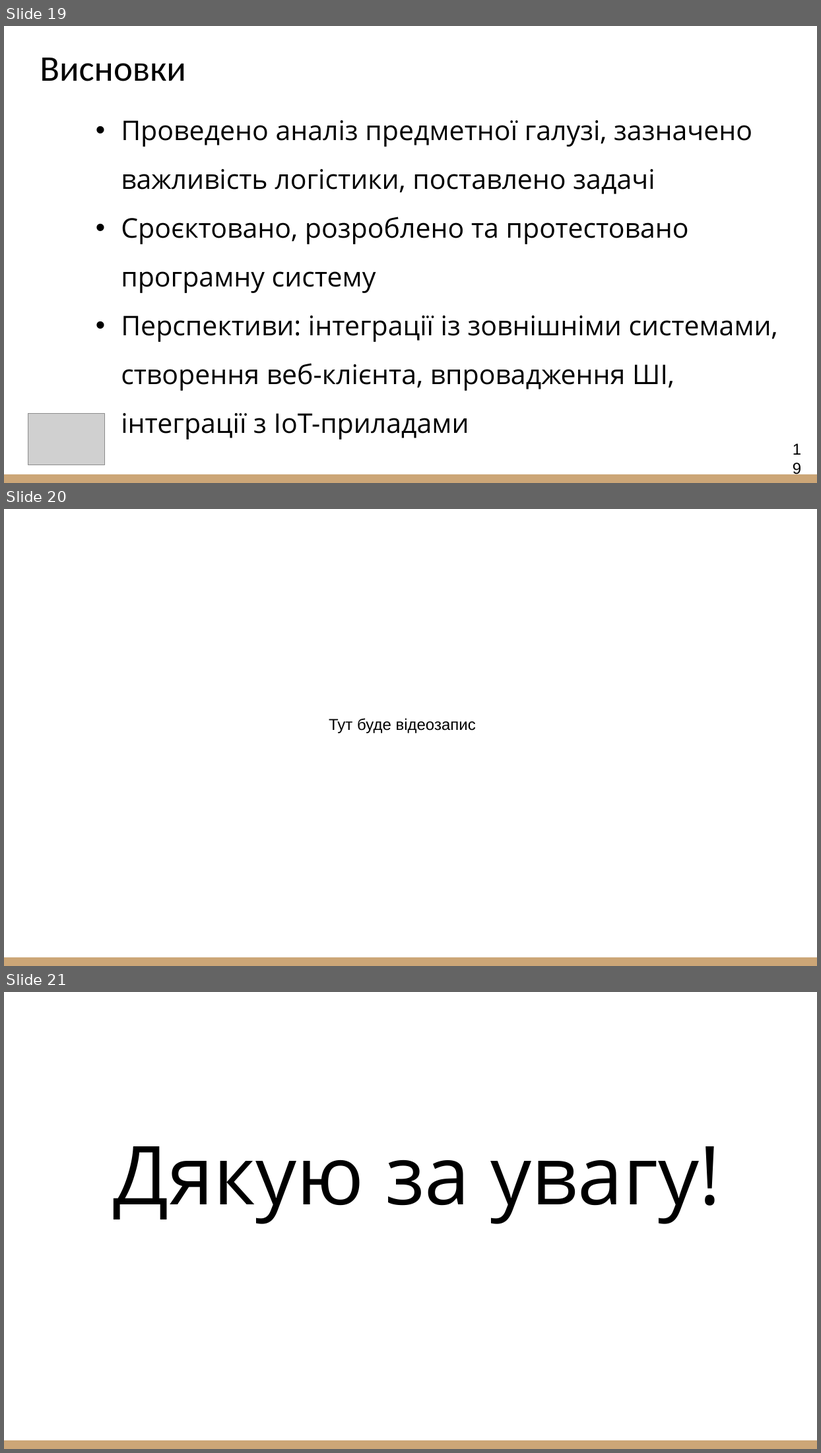
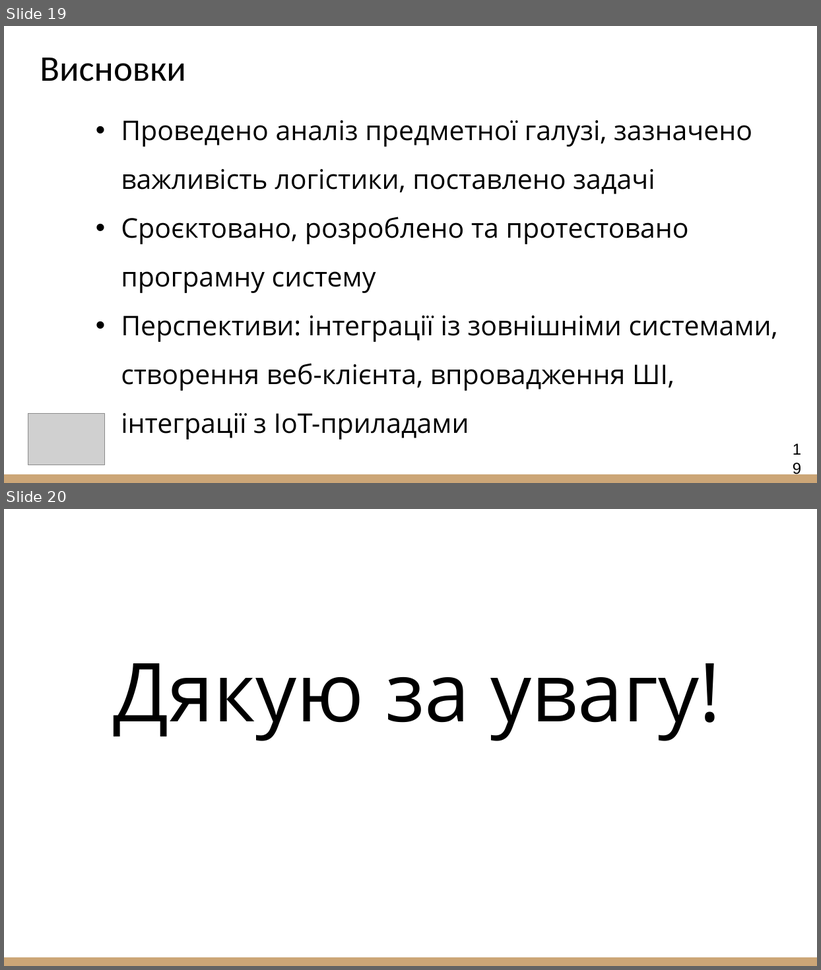
Before and after one commit to NureKravchenkoYevhenii/2025_B_PI_PZPI-21-5_Kravchenko_Y_R, a slide deck: 2025_Б_ПІ_ПЗПІ-21-5_Кравченко_Є_Р.pptx. Shown one above the other, each under a label of ours: slides 19, 20 and 21 before the commit, slides 19 and 20 after it. The pictures are 821x1453 and 821x970 pixels, drawn with LibreOffice and Linux fonts; fonts in the diff are those of the drawing; grey boxes stand for pictures. Boxes give left, top, right and bottom in pixels: in the first picture for what was removed or moved away, otherwise in the second. Text is boxed around its words. In the diff, an @@ line names an element or a change of style, - is before the commit and + after.

```diff
--- a/2025_Б_ПІ_ПЗПІ-21-5_Кравченко_Є_Р.pptx
+++ b/2025_Б_ПІ_ПЗПІ-21-5_Кравченко_Є_Р.pptx
@@ slide 20 removed at <box>4,509,817,966</box>, background #FFFFFF; not listed: 1 template element that a slide beside it also shows @@
@@ text removed at <box>329,718,476,733</box> @@
-Тут буде відеозапис
@@ what was slide 21 is now slide 20 @@
```
Also in this commit, not shown: 1 other file.
